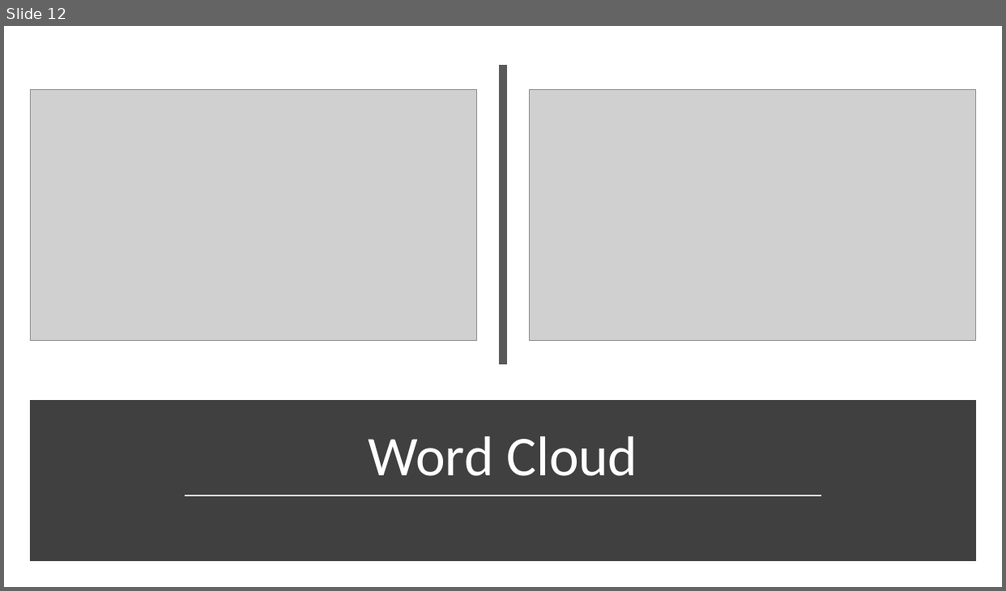
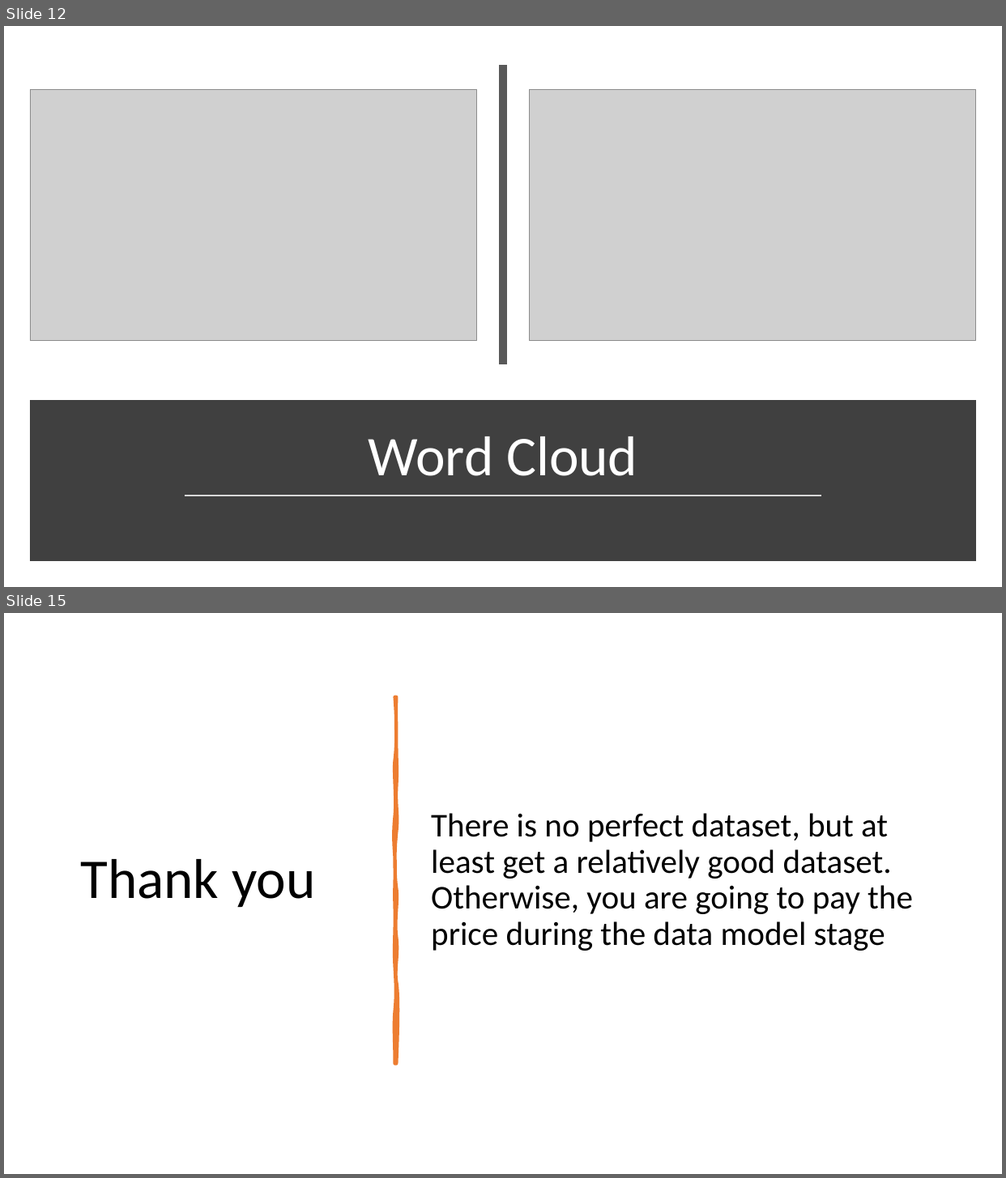
Before and after one commit to XingyuChenTim/5922NeuralNetsProject, a slide deck: speech.pptx. Shown one above the other, each under a label of ours: slide 12 before the commit, slides 12 and 15 after it; the slides between them are not shown. The pictures are 1006x591 and 1006x1178 pixels, drawn with LibreOffice and Linux fonts; fonts in the diff are those of the drawing; grey boxes stand for pictures. Boxes give left, top, right and bottom in pixels: in the first picture for what was removed or moved away, otherwise in the second. Text is boxed around its words. In the diff, an @@ line names an element or a change of style, - is before the commit and + after.

Commit message:
data

```diff
--- a/speech.pptx
+++ b/speech.pptx
@@ slide 15 added at <box>4,613,1002,1174</box>, background #FFFFFF @@
@@ freeform shape added at <box>394,697,396,1063</box>, fill #ED7D31, outline #ED7D31 3.25 pt @@
@@ text added at <box>431,813,913,951</box>, 32 pt, text #000000 @@
+There is no perfect dataset, but at least get a relatively good dataset. Otherwise, you are going to pay the price during the data model stage
@@ title added at <box>80,859,315,908</box>, 54 pt, text #000000 @@
+Thank you
```
Also in this commit, not shown: 1 slide changed, 1 slide removed, 1 other file.
